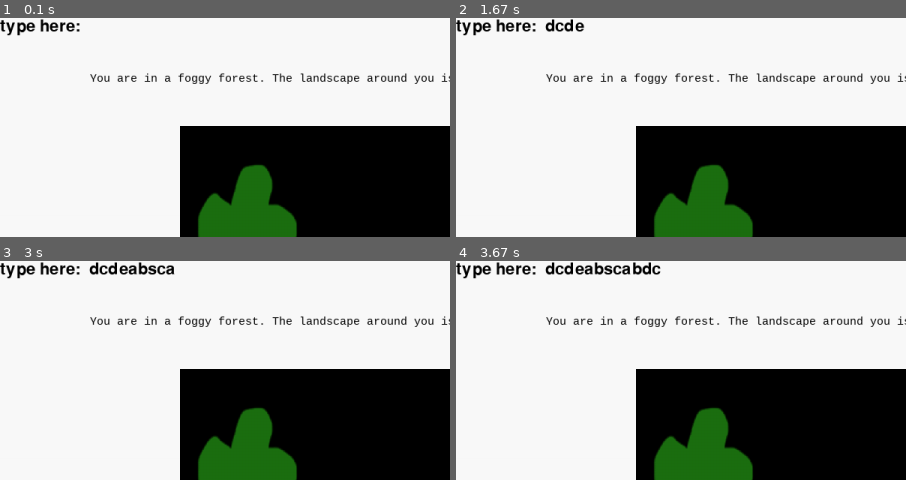
Above: before the commit, frames 1-4 (two rows, left to right).
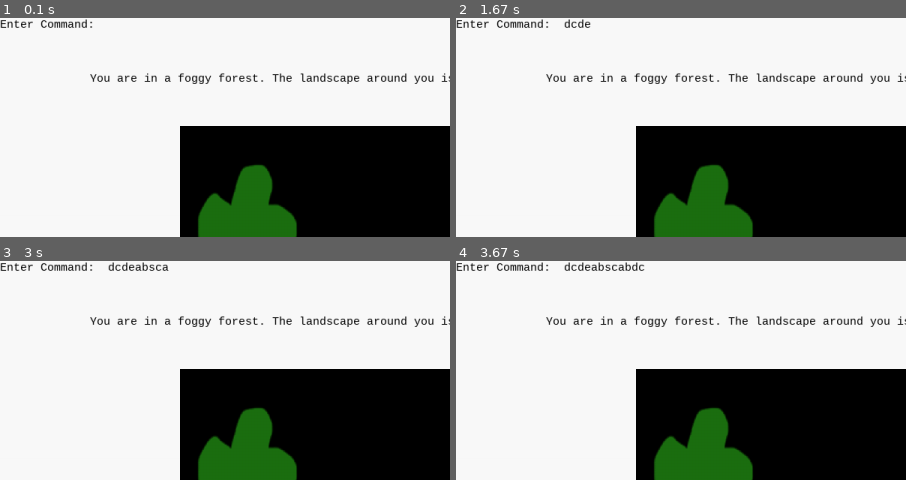
Above: after the commit, the same moments.

Repository: WilliamKluge/CMPT120-Project
Game: pygame game, started from Nowhere/main.py
The game is run twice, just before and just after one commit, with the same random seed, the same clock (stepped at 60 frames per second) and the same inputs.
Inputs:
- Up to frame 1 (0.1 s): no input
- Up to frame 2 (1.67 s): tap Space at 0.33 s; hold D 0.67-1.13 s; tap C at 0.82 s; hold D 1.17-1.63 s; tap E at 1.32 s
- Up to frame 3 (3 s): hold A 1.67-2.2 s; tap B at 1.82 s; hold S 2.23-2.53 s; tap C at 2.38 s; tap Shift at 2.57 s; hold A from 2.9 s (still down)
- Up to frame 4 (3.67 s): tap B at 3.05 s; release A at 3.3 s; hold D from 3.33 s (still down); tap C at 3.48 s
The pictures show only the part of the screen within x 0-50%, y 0-50%; the shares and areas given below are measured in that part.

The runs differ from the first frame. In frame 1, 0.7% of the frame differs, in the area x 0-21%, y 0-9%; in frame 2, 1.1%; in frame 3, 1.5%; in frame 4, 1.8%, in the area x 0-46%, y 0-9%.

Commit message:
Cleaned up Engine.py

Diff:
--- a/Nowhere/EntityFramework/Systems/Engine.py
+++ b/Nowhere/EntityFramework/Systems/Engine.py
@@ -14,27 +14,29 @@
 class Engine(object):
     """
     Manages the game loop and the processes that run within it
-    TODO Get locations and character into one array
+    TODO Get all entities into one array
     """
 
     continue_updating = True  # If the game should continue to be updated or if it should end
     locations = dict()  # Stores locations in the game
-    character = None
-    game_font = None
+    character = None  # Character of the game
+    game_font = None  # Font to use for any text put on the screen
     __system_queue = []  # The processes to be run the update loop
     __handled_systems = []  # Systems controlled by other systems and can be run without checking their end state
 
     def __init__(self):
         # Initialise screen
         pygame.init()
+        pygame.display.set_caption('Nowhere')
         info_object = pygame.display.Info()
         self.screen = pygame.display.set_mode((int(info_object.current_w / 1280) * 1200,
                                                int(info_object.current_h / 800) * 600))
         # Initialize font
         self.game_font = pygame.font.SysFont("monospace", 15)
-        pygame.display.set_caption('Nowhere')
-        self.__input_box = eztext.Input(maxlength=45, color=(0, 0, 0), prompt='type here: ')
-        # Fill background
+        # Create input box
+        self.__input_box = eztext.Input(maxlength=45, color=(0, 0, 0), prompt='Enter Command: ')
+        self.__input_box.set_font(self.game_font)
+        # Initialize and Fill background
         self.__background = pygame.Surface(self.screen.get_size())
         self.__background = self.__background.convert()
         self.__background.fill((250, 250, 250))
@@ -56,25 +58,26 @@
         :param time: The delta time between the last loop and this one
         :return: None
         """
+        # Draw the background created in __init__ to the screen
         self.screen.blit(self.__background, (0, 0))
 
-        # events for txtbx
+        # Events for self.__input_box
         events = pygame.event.get()
-        # process other events
+        # Process other events
         for event in events:
-            # close it x button si pressed
+            # Close if window is closed
             if event.type == QUIT:
                 return
 
-        # update txtbx
         self.__input_box.update(events)
-        # blit txtbx on the sceen
         self.__input_box.draw(self.screen)
 
+        # Update processes in the main queue of the game
         for i in self.__system_queue:
-            if i.update(time):  # Update the system portion of the system/priority tuple
+            if i.update(time):
                 self.remove_system(i)
 
+        # Update processes that are completely controlled by other processes
         for i in self.__handled_systems:
             i.update(time)
 
@@ -100,8 +103,6 @@
         elif user_input == "debug":
             print(self.character.components[PositionNode.__name__].location)
             self.__input_box.value = ''
-        # elif user_input is not None and user_input is not '':  # Not a known command, but there is still input
-        #    print("Unknown command\" ", user_input, "\" try again")
 
     def remove_system(self, system):
         """
@@ -129,16 +130,3 @@
         """
         self.character = entity
         self.add_system(DrawLocationSystem(self.character, self))
-
-    @staticmethod
-    def get_input(q):
-        """
-        Continuously gets input from the user and places it in the queue.
-        Because this is used with a thread that has the daemon=True attribute, it will automatically be killed when the
-        main process exits
-        :return: None
-        """
-        while True:
-            user_input = input("Enter a command")
-            if user_input != "":
-                q.put(user_input)
